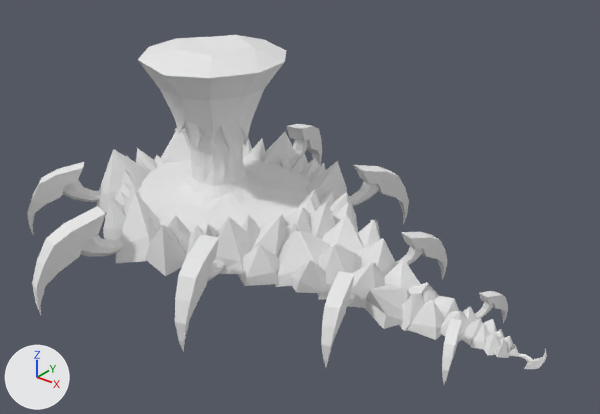
A saved change to the OBJ model projects/Project_Dragon/res/Models/animations/FIRE_ENEMY/FE_WALK_1.obj.
The view is the same before and after, from a 50 mm camera at (16.91, -17.22, 12.84) aimed at (3.28, -0.19, 2.28). The lights are fixed; the arrows at lower left show +X, +Y and +Z. Where no turn or scale is listed for an object, it has been applied to the vertices. Vertices at the same position are counted once.

The first picture shows 'body_Cylinder', 'head_Cylinder.078', 'lava_Cylinder.079', 'legs_Plane.006'.
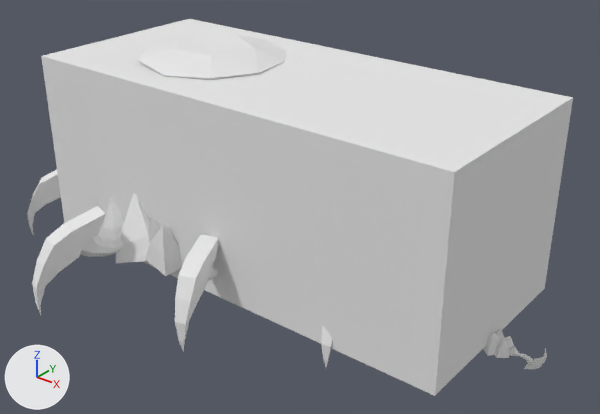
The change, as a list of edits to the scene's bpy script:
```text
Add mat_none:
    mat_none = principled_material('None')
    mat_none.base_color = (0.8, 0.8, 0.8)  # white #e7e7e7
    mat_none.roughness = 1.0
Change me_body_cylinder:
    used by ob_body_cylinder; location = (0.0, 0.0, 0.0)
    remove me_body_cylinder.from_pydata(...)  # 859 vertices, 1431 faces; spans x -4.02..10.49, y -4.15..3.79, z 0.25..2.82
    add me_body_cylinder.from_pydata(...)  # 852 vertices, 1420 faces; spans x -4.02..10.51, y -4.15..3.79, z 0.24..2.82
    me_body_cylinder part 1: the loose piece of 16 vertices spanning x 4.18..5.63, y 0.11..1.29, z 0.4..1.97 is rebuilt with 12 vertices and now spans x 4.2..5.54, y 0.0..1.13, z 0.4..1.98
    me_body_cylinder part 2: the loose piece of 10 vertices spanning x 2.27..3.41, y -2.01..-0.59, z 0.86..2.32 is rebuilt with 12 vertices and now spans x 2.23..3.38, y -1.99..-0.54, z 0.86..2.32
    me_body_cylinder part 3: the loose piece of 9 vertices spanning x 2.5..3.37, y 1.07..1.82, z 1.21..2.21 is rebuilt with 12 vertices and now spans x 2.52..3.38, y 1.07..1.79, z 1.21..2.21
    me_body_cylinder part 4: 84 vertices moved from x -1.0..10.49, y -2.63..2.89, z 0.27..2.43 to x -1.0..10.51, y -2.63..2.89, z 0.27..2.18; 283 vertices removed from x -3.94..10.48, y -3.67..3.67, z 0.25..2.82; 275 vertices added at x -3.91..10.46, y -3.66..3.66, z 0.24..2.42
Add me_cube:
    me_cube.from_pydata(...)  # a box spanning x -4.16..9.66, y -3.15..2.96, z 0.45..6.11
    me_cube.materials.append(mat_none)  # white #e7e7e7
Add ob_cube:
    ob_cube = bpy.data.objects.new('Cube', me_cube)
    ob_cube.location = (0.0, 0.0, 0.0)
```

Boxes (x1, y1, x2, y2) around the edits, measured in the pictures (600 x 414 px; the box of a moved part takes in the faces that stretch with it):
'Cube', added
    after: (41, 19, 573, 396)
'body_Cylinder', reshaped
    before: (97, 129, 520, 358)
    after: (103, 193, 520, 358)
part 1 of me_body_cylinder, rebuilt (not visible afterwards)
    before: (358, 220, 381, 248)
part 2 of me_body_cylinder, rebuilt (not visible afterwards)
    before: (251, 216, 286, 257)
part 3 of me_body_cylinder, rebuilt (not visible afterwards)
    before: (319, 190, 334, 207)
part 4 of me_body_cylinder, moved or reshaped
    before: (99, 129, 520, 358)
    after: (113, 199, 520, 358)
'lava_Cylinder.079', unchanged, covered by the edit
    before: (138, 123, 310, 235)
